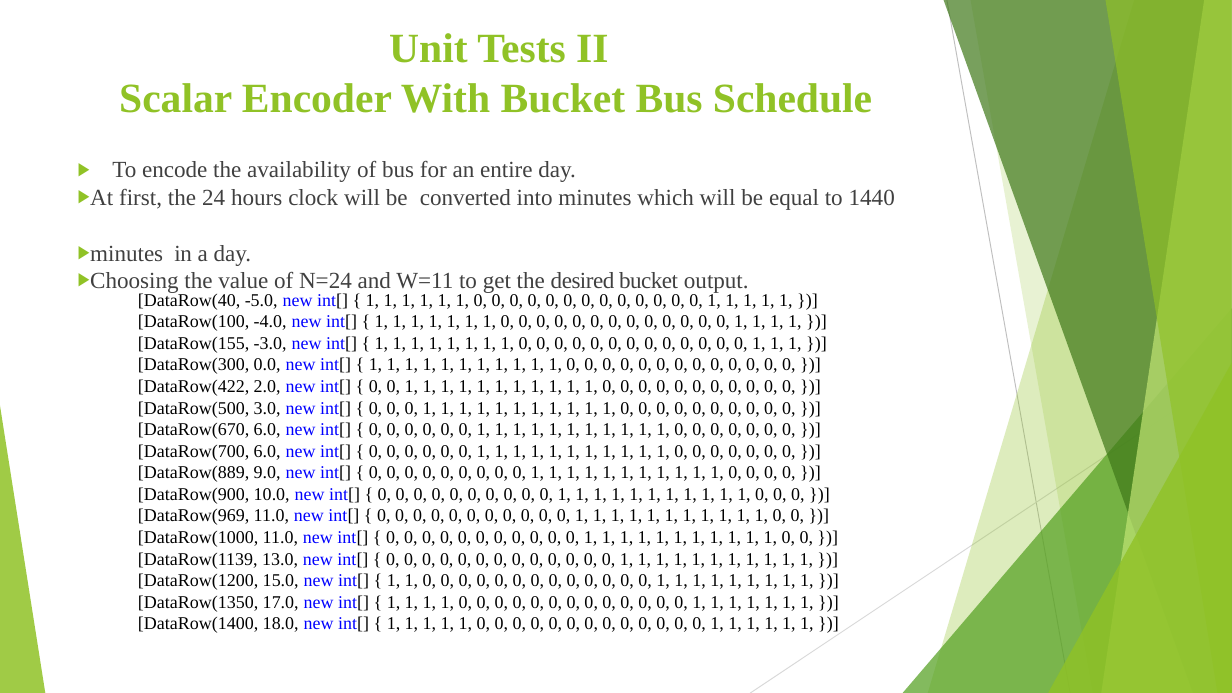
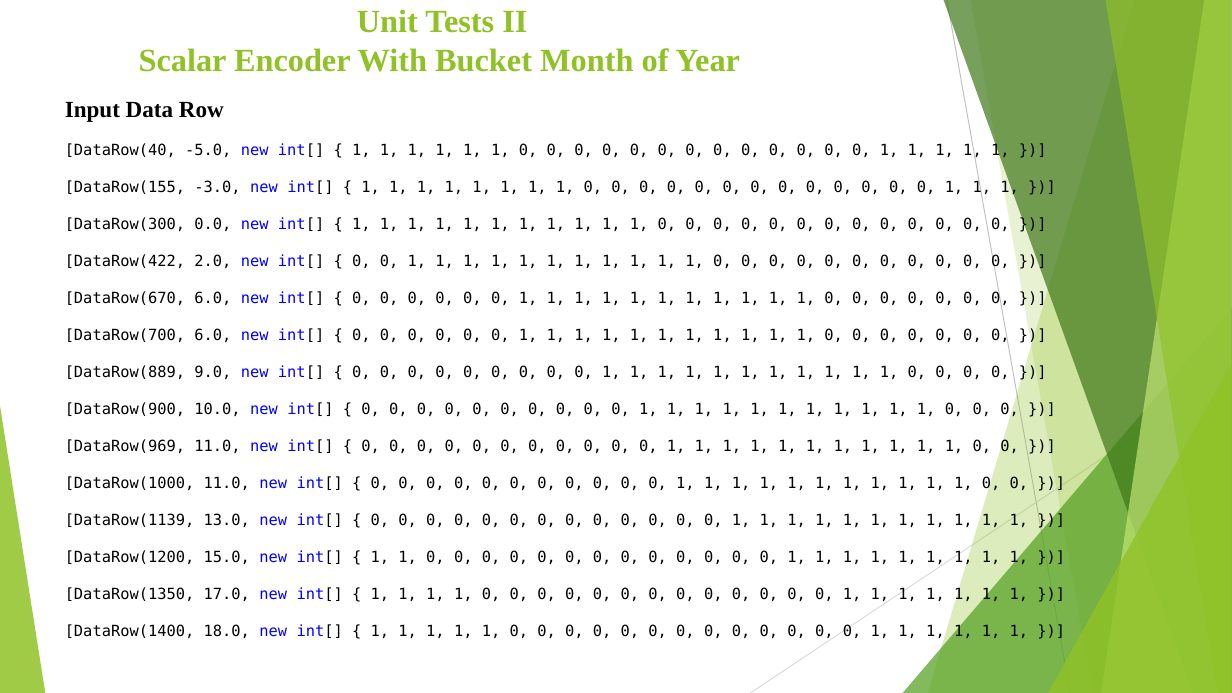
Before and after one commit to AqibJaved123/neocortexapi_Team_ScalarEncoder, a slide deck: slide 10 of source/Team_ScalarEcoder_Documentation/Scalar Encoder with Buckets (1).pptx (slide 8 before the commit). Drawn at 1232x693 pixels with LibreOffice and Linux fonts; fonts in the diff are those of the drawing. Boxes give left, top, right and bottom in pixels: in the first picture for what was removed or moved away, otherwise in the second. Text is boxed around its words. In the diff, an @@ line names an element or a change of style, - is before the commit and + after.

Commit message:
Update PPT Slides

```diff
--- a/source/Team_ScalarEcoder_Documentation/Scalar Encoder with Buckets (1).pptx
+++ b/source/Team_ScalarEcoder_Documentation/Scalar Encoder with Buckets (1).pptx
@@ title at (139,9,740,72): text changed; size 32.4 to 25.2 pt @@
-Unit Tests II
-Scalar Encoder With Bucket Bus Schedule
+Unit Tests II
+Scalar Encoder With Bucket Month of Year
@@ text added at (65,102,224,122), 18 pt, text #000000, bold @@
+Input Data Row
@@ text "[DataRow(40, -5.0, new int[] { ...": place and size @@
-text "[DataRow(40, -5.0, new int[] { ..." at (138,292,813,633)
+text "[DataRow(40, -5.0, new int[] { ..." at (65,142,1029,640)
@@ text "[DataRow(40, -5.0, new int[] { ..." at (65,142,1029,640): size 14 to 12 pt, font Times New Roman to DejaVu Sans Mono @@
@@ text removed at (90,160,895,294) @@
-▶ To encode the availability of bus for an entire day.
-▶ At first, the 24 hours clock will be converted into minutes which will be equal to 1440
-▶ minutes in a day.
-▶ Choosing the value of N=24 and W=11 to get the desired bucket output.
@@ text at (138,314,801,331): paragraph removed @@
-[DataRow(100, -4.0, new int[] { 1, 1, 1, 1, 1, 1, 1, 0, 0, 0, 0, 0, 0, 0, 0, 0, 0, 0, 0, 0, 1, 1, 1, 1, })]
@@ text at (138,401,795,418): paragraph removed @@
-[DataRow(500, 3.0, new int[] { 0, 0, 0, 1, 1, 1, 1, 1, 1, 1, 1, 1, 1, 1, 0, 0, 0, 0, 0, 0, 0, 0, 0, 0, })]
```
Also in this commit, not shown: 2 other slides changed, 17 slides added, 4 slides removed, 1 other file.
